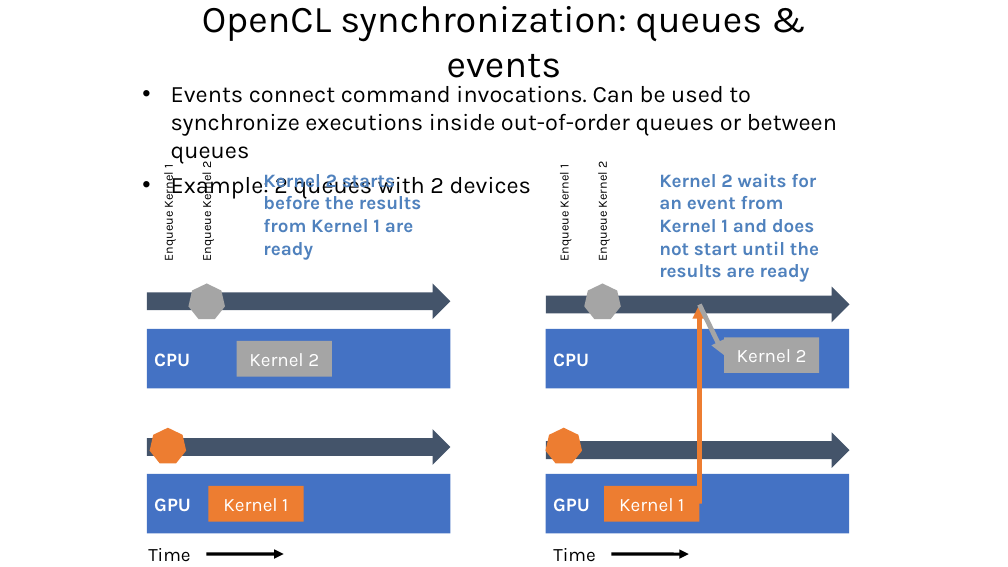
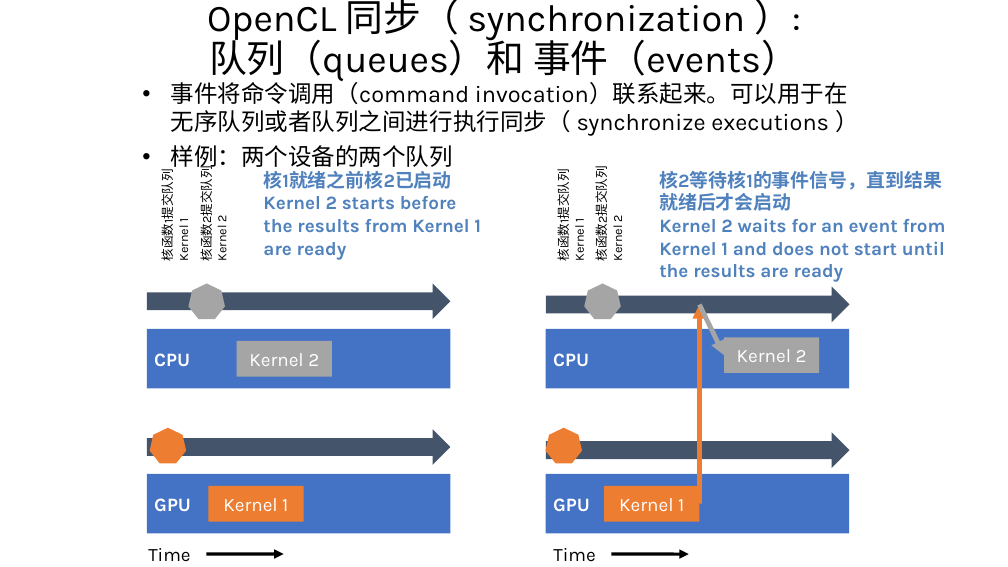
Before and after one commit to Kivy-CN/HandsOnOpenCL_CN, a slide deck: slide 5 of Translating/附录B.pptx. Drawn at 1008x567 pixels with LibreOffice and Linux fonts; fonts in the diff are those of the drawing. Boxes give left, top, right and bottom in pixels: in the first picture for what was removed or moved away, otherwise in the second. Text is boxed around its words. In the diff, an @@ line names an element or a change of style, - is before the commit and + after.

```diff
--- a/Translating/附录B.pptx
+++ b/Translating/附录B.pptx
@@ text at (207,0,799,83): text changed @@
-OpenCL synchronization: queues & events
+OpenCL 同步（ synchronization ）:
+队列（queues）和 事件（events）
@@ text at (171,78,848,171): text changed @@
-• Events connect command invocations. Can be used to synchronize executions inside out-of-order queues or between queues
-• Example: 2 queues with 2 devices
+• 事件将命令调用（command invocation）联系起来。可以用于在无序队列或者队列之间进行执行同步（ synchronize executions ）
+• 样例：两个设备的两个队列
@@ text at (158,178,191,260): text changed @@
-Enqueue Kernel 1
+核函数1提交队列 Kernel 1
@@ text at (197,175,229,258): text changed @@
-Enqueue Kernel 2
+核函数2提交队列Kernel 2
@@ text at (263,171,451,189): paragraph added @@
+核1就绪之前核2已启动
@@ text at (554,178,587,260): text changed @@
-Enqueue Kernel 1
+核函数1提交队列 Kernel 1
@@ text at (592,175,625,258): text changed @@
-Enqueue Kernel 2
+核函数2提交队列Kernel 2
@@ text at (659,171,942,211): paragraph added @@
+核2等待核1的事件信号，直到结果就绪后才会启动
```
Also in this commit, not shown: 7 other slides changed, 1 slide added, 1 slide removed.
